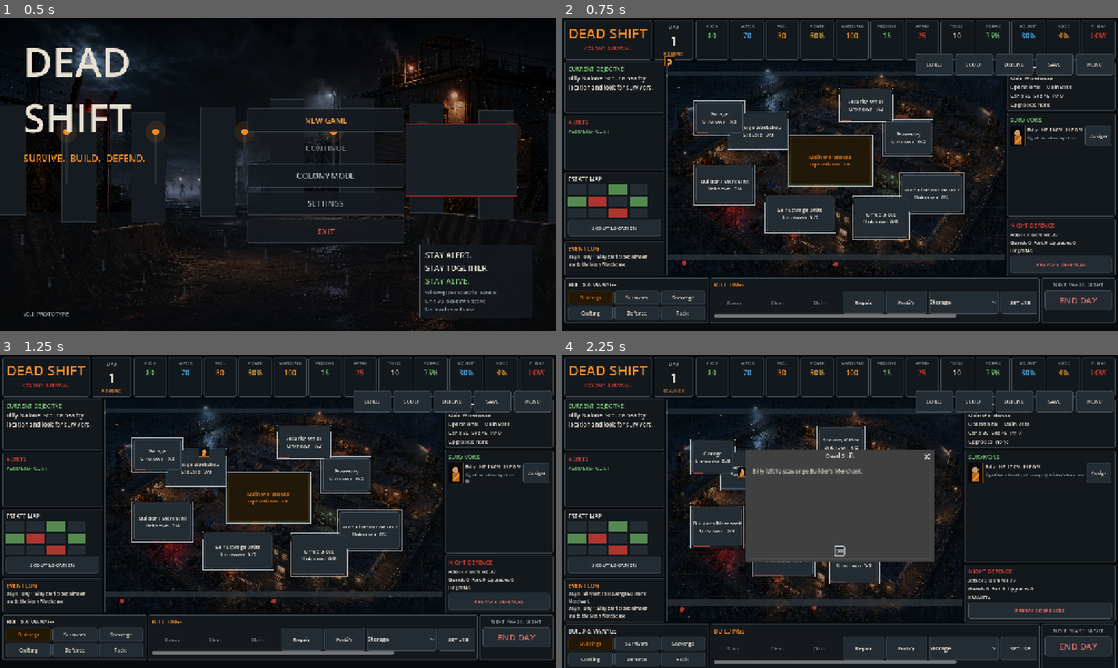
Above: before the commit, frames 1-4 (two rows, left to right).
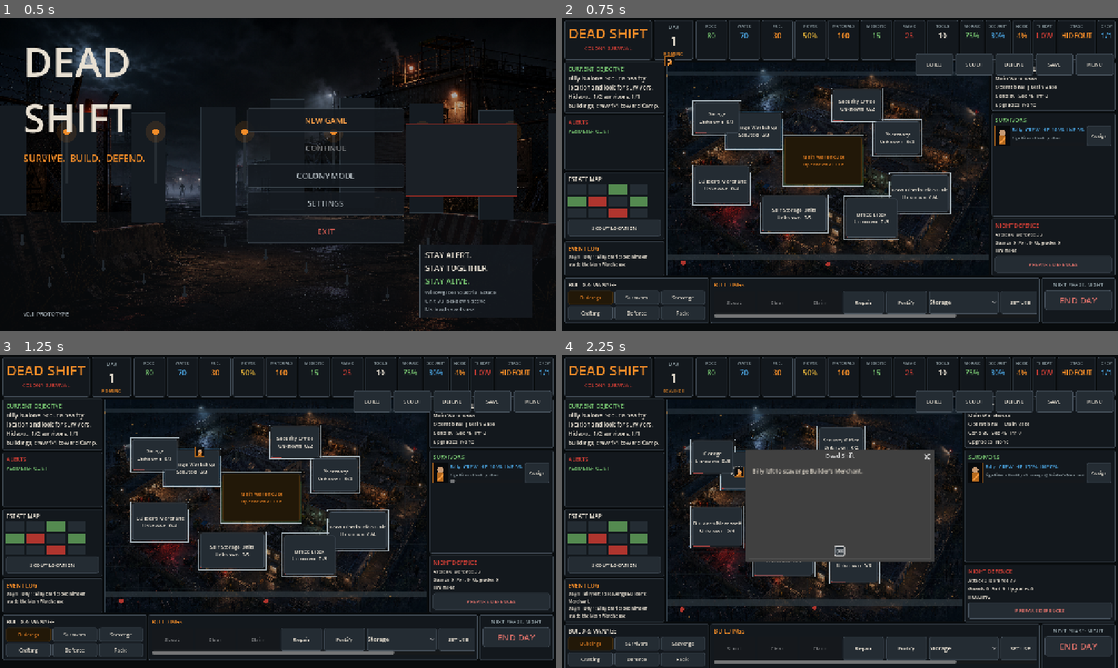
Above: after the commit, the same moments.

Repository: Robbed91/Dead-
Game: Godot game, scene res://scenes/MainMenu.tscn
The game is run twice, just before and just after one commit, with the same random seed, the same clock (stepped at 60 frames per second) and the same inputs.
Inputs:
- Up to frame 1 (0.5 s): no input
- Up to frame 2 (0.75 s): click "COLONY MODE" at 0.5 s
- Up to frame 3 (1.25 s): no input
- Up to frame 4 (2.25 s): click "SCOUT LOCATION" at 1.25 s; click "10" at 2 s

Frame 1 is identical in both runs. In frame 2, 9.5% of the frame differs, in the area x 1-99%, y 0-83%; in frame 3, 9.6%; in frame 4, 1.7%.

Commit message:
Add colony growth tiers and crew NPC roles

Diff:
--- a/data/starting_survivors.gd
+++ b/data/starting_survivors.gd
@@ -12,6 +12,7 @@
 			"infection_risk": 0,
 			"assigned_task": "Rest",
 			"assigned_building": "Main Warehouse",
+			"control_mode": "Crew",
 			"status": "Healthy",
 			"traits": ["Builder", "Practical", "Good With Fixings"]
 		}
--- a/scripts/BuildingManager.gd
+++ b/scripts/BuildingManager.gd
@@ -265,6 +265,9 @@
 			total += 1
 	return total
 
+func count_controlled_buildings() -> int:
+	return count_survivable_buildings()
+
 func _find_building(id: int) -> Dictionary:
 	for building in buildings:
 		if int(building["id"]) == id:
--- a/scripts/GameManager.gd
+++ b/scripts/GameManager.gd
@@ -4,12 +4,23 @@
 signal log_changed
 signal recruit_found(recruit: Dictionary)
 signal game_over(message: String)
+signal colony_tier_changed(tier: Dictionary)
+
+const COLONY_TIERS := [
+	{"id": "hideout", "name": "Hideout", "population": 1, "buildings": 1, "reward": {"morale": 0, "security": 0}, "description": "One survivor holding one warehouse."},
+	{"id": "camp", "name": "Camp", "population": 2, "buildings": 1, "reward": {"morale": 2, "security": 1}, "description": "A small camp with enough hands to share work."},
+	{"id": "community", "name": "Community", "population": 5, "buildings": 2, "reward": {"morale": 4, "security": 3}, "description": "A proper group with roles, routines, and claimed space."},
+	{"id": "settlement", "name": "Settlement", "population": 10, "buildings": 4, "reward": {"morale": 5, "security": 5}, "description": "A defended settlement spreading across the estate."},
+	{"id": "district", "name": "District", "population": 18, "buildings": 6, "reward": {"morale": 6, "security": 7}, "description": "A reclaimed industrial district with specialised buildings."},
+	{"id": "city", "name": "City", "population": 30, "buildings": 9, "reward": {"morale": 8, "security": 10}, "description": "A survivor city built from the old estate."}
+]
 
 var event_log: Array = []
 var current_objective := "Billy is alone. Scavenge nearby units, find survivors, and build the colony."
 var pending_recruit: Dictionary = {}
 var phase := "Morning"
 var game_over_message := ""
+var colony_tier_index := 0
 
 func _ready() -> void:
 	randomize()
@@ -26,6 +37,7 @@
 	pending_recruit = {}
 	phase = "Morning"
 	game_over_message = ""
+	colony_tier_index = _calculate_colony_tier_index()
 	add_log("Day 1: Billy barricaded himself inside the Main Warehouse.")
 	_update_objective()
 	SaveManager.save_game(event_log)
@@ -38,7 +50,9 @@
 	event_log = Array(data.get("event_log", [])).duplicate()
 	phase = String(data.get("phase", "Morning"))
 	game_over_message = String(data.get("game_over_message", ""))
+	colony_tier_index = int(data.get("colony_tier_index", _calculate_colony_tier_index()))
 	add_log("Save loaded. Day %d continues." % ResourceManager.get_value("day_number"))
+	_update_colony_tier(false)
 	_update_objective()
 	state_changed.emit()
 	return true
@@ -57,6 +71,10 @@
 func assign_survivor_task(id: int, task: String) -> void:
 	if is_game_over():
 		return
+	if not SurvivorManager.is_crew(id):
+		add_log("%s is an NPC resident. Add them to the crew before giving direct orders." % SurvivorManager.get_survivor_name(id))
+		state_changed.emit()
+		return
 	SurvivorManager.assign_task(id, task)
 	ActivityManager.start_task(id, task)
 	add_log("Task assigned: %s." % task)
@@ -70,6 +88,7 @@
 	var result := BuildingManager.perform_action(id, action)
 	add_log(result["message"])
 	phase = "Building"
+	_update_colony_tier(true)
 	_update_objective()
 	state_changed.emit()
 	return result
@@ -107,6 +126,8 @@
 func scavenge(location_name: String, survivor_id: int) -> Dictionary:
 	if is_game_over():
 		return {"ok": false, "message": game_over_message}
+	if not SurvivorManager.is_crew(survivor_id):
+		return {"ok": false, "message": "%s is an NPC resident. Add them to the crew before sending them outside." % SurvivorManager.get_survivor_name(survivor_id)}
 	if ActivityManager.get_job(survivor_id).get("task", "") == "Scavenge" and ActivityManager.get_job(survivor_id).get("location", "") != "":
 		return {"ok": false, "message": "%s is already outside scavenging." % SurvivorManager.get_survivor_name(survivor_id)}
 	var availability := ScavengeManager.can_scavenge(location_name)
@@ -134,6 +155,7 @@
 			SurvivorManager.reject_recruit(pending_recruit)
 			add_log("%s was turned away." % pending_recruit["name"])
 	pending_recruit = {}
+	_update_colony_tier(true)
 	_update_objective()
 	state_changed.emit()
 
@@ -155,6 +177,9 @@
 	var night := NightDefenseManager.resolve_night()
 	add_log(night["message"])
 	report.append(night["message"])
+	for message in SurvivorManager.assign_npc_routines():
+		add_log(message)
+		report.append(message)
 	for message in SurvivorManager.apply_task_effects():
 		add_log(message)
 		report.append(message)
@@ -181,6 +206,7 @@
 	ResourceManager.advance_day()
 	phase = "Morning"
 	_check_failure_state()
+	_update_colony_tier(true)
 	_update_objective()
 	add_log("Auto-save complete. Morning begins.")
 	SaveManager.save_game(event_log)
@@ -195,6 +221,37 @@
 
 func is_game_over() -> bool:
 	return game_over_message != ""
+
+func set_survivor_control_mode(id: int, mode: String) -> Dictionary:
+	if is_game_over():
+		return {"ok": false, "message": game_over_message}
+	var result := SurvivorManager.set_control_mode(id, mode)
+	add_log(result["message"])
+	_update_colony_tier(true)
+	_update_objective()
+	state_changed.emit()
+	return result
+
+func get_colony_tier() -> Dictionary:
+	var tier: Dictionary = COLONY_TIERS[colony_tier_index]
+	return tier
+
+func get_next_colony_tier() -> Dictionary:
+	if colony_tier_index >= COLONY_TIERS.size() - 1:
+		return {}
+	var tier: Dictionary = COLONY_TIERS[colony_tier_index + 1]
+	return tier
+
+func get_colony_growth_summary() -> String:
+	var tier: Dictionary = get_colony_tier()
+	var next: Dictionary = get_next_colony_tier()
+	var population := SurvivorManager.get_population_count()
+	var buildings := BuildingManager.count_controlled_buildings()
+	var crew := SurvivorManager.get_crew_count()
+	var crew_limit := SurvivorManager.get_direct_control_limit()
+	if next.is_empty():
+		return "%s: %d survivors, %d controlled buildings, crew %d/%d. The estate has become a survivor city." % [tier["name"], population, buildings, crew, crew_limit]
+	return "%s: %d/%d survivors, %d/%d buildings, crew %d/%d toward %s." % [tier["name"], population, int(next["population"]), buildings, int(next["buildings"]), crew, crew_limit, next["name"]]
 
 func _on_activity_job_completed(_survivor_id: int, _task: String, message: String) -> void:
 	add_log(message)
@@ -211,8 +268,13 @@
 		current_objective = game_over_message
 		return
 	var r := ResourceManager.resources
+	var next_tier: Dictionary = get_next_colony_tier()
 	if SurvivorManager.get_population_count() <= 1:
 		current_objective = "Billy is alone. Scout a nearby location and look for survivors."
+	elif not next_tier.is_empty() and SurvivorManager.get_population_count() < int(next_tier["population"]):
+		current_objective = "Grow from %s to %s: recruit survivors through scavenging and radio contact." % [get_colony_tier()["name"], next_tier["name"]]
+	elif not next_tier.is_empty() and BuildingManager.count_controlled_buildings() < int(next_tier["buildings"]):
+		current_objective = "Grow from %s to %s: scout, clear, and claim more buildings." % [get_colony_tier()["name"], next_tier["name"]]
 	elif BuildingManager.count_by_status("Claimed") + BuildingManager.count_by_status("Operational") + BuildingManager.count_by_status("Fortified") < 2:
 		current_objective = "Scout, clear, and claim a second building for the colony."
 	elif int(r["food"]) < 40 or int(r["water"]) < 40:
@@ -222,7 +284,31 @@
 	elif int(r["horde_threat"]) >= 45:
 		current_objective = "Horde pressure is rising. Scout, call radio, or prepare defences."
 	else:
-		current_objective = "Expand the estate, keep morale stable, and survive the next night."
+		current_objective = get_colony_growth_summary()
+
+func _calculate_colony_tier_index() -> int:
+	var population := SurvivorManager.get_population_count()
+	var buildings := BuildingManager.count_controlled_buildings()
+	var unlocked := 0
+	for index in range(COLONY_TIERS.size()):
+		var tier: Dictionary = COLONY_TIERS[index]
+		if population >= int(tier["population"]) and buildings >= int(tier["buildings"]):
+			unlocked = index
+	return unlocked
+
+func _update_colony_tier(announce: bool) -> void:
+	var next_index := _calculate_colony_tier_index()
+	if next_index == colony_tier_index:
+		return
+	var previous_index := colony_tier_index
+	colony_tier_index = next_index
+	if announce and next_index > previous_index:
+		var tier: Dictionary = COLONY_TIERS[next_index]
+		var reward: Dictionary = tier["reward"]
+		ResourceManager.add_resource("morale", int(reward.get("morale", 0)))
+		ResourceManager.add_resource("security", int(reward.get("security", 0)))
+		add_log("Colony grew into a %s. %s" % [tier["name"], tier["description"]])
+		colony_tier_changed.emit(tier)
 
 func _check_failure_state() -> void:
 	if SurvivorManager.get_available_scavengers().is_empty():
--- a/scripts/SaveManager.gd
+++ b/scripts/SaveManager.gd
@@ -39,7 +39,8 @@
 		"activity": ActivityManager.to_dict(),
 		"event_log": event_log,
 		"phase": GameManager.phase,
-		"game_over_message": GameManager.game_over_message
+		"game_over_message": GameManager.game_over_message,
+		"colony_tier_index": GameManager.colony_tier_index
 	}
 	var file := FileAccess.open(SAVE_PATH, FileAccess.WRITE)
 	if file == null:
--- a/scripts/SurvivorManager.gd
+++ b/scripts/SurvivorManager.gd
@@ -16,6 +16,7 @@
 
 func reset() -> void:
 	survivors = StartingSurvivors.get_data()
+	_normalize_survivors()
 	next_id = 1
 	for survivor in survivors:
 		next_id = max(next_id, int(survivor["id"]) + 1)
@@ -27,6 +28,54 @@
 			survivor["assigned_task"] = task
 			survivors_changed.emit()
 			return
+
+func set_control_mode(id: int, mode: String) -> Dictionary:
+	if not ["Crew", "NPC"].has(mode):
+		return {"ok": false, "message": "Unknown control mode."}
+	var survivor := _find_survivor(id)
+	if survivor.is_empty() or String(survivor.get("status", "Healthy")) == "Dead":
+		return {"ok": false, "message": "Survivor not available."}
+	if mode == "Crew" and String(survivor.get("control_mode", "NPC")) != "Crew" and get_crew_count() >= get_direct_control_limit():
+		return {"ok": false, "message": "Crew limit reached. Grow the colony to control more survivors directly."}
+	if mode == "NPC" and String(survivor.get("control_mode", "NPC")) == "Crew" and get_crew_count() <= 1:
+		return {"ok": false, "message": "At least one survivor must remain in your direct crew."}
+	survivor["control_mode"] = mode
+	if mode == "NPC":
+		survivor["assigned_task"] = _npc_task_for_survivor(survivor)
+	survivors_changed.emit()
+	return {"ok": true, "message": "%s is now %s." % [survivor["name"], mode]}
+
+func is_crew(id: int) -> bool:
+	var survivor := _find_survivor(id)
+	return not survivor.is_empty() and String(survivor.get("control_mode", "NPC")) == "Crew"
+
+func get_crew_count() -> int:
+	var total := 0
+	for survivor in get_available_scavengers():
+		if String(survivor.get("control_mode", "NPC")) == "Crew":
+			total += 1
+	return total
+
+func get_npc_count() -> int:
+	return max(0, get_population_count() - get_crew_count())
+
+func get_direct_control_limit() -> int:
+	var population := get_population_count()
+	var buildings := BuildingManager.count_controlled_buildings()
+	if population >= 30 and buildings >= 9:
+		return 6
+	if population >= 18 and buildings >= 6:
+		return 5
+	if population >= 10 and buildings >= 4:
+		return 4
+	if population >= 5 and buildings >= 2:
+		return 3
+	if population >= 2:
+		return 2
+	return 1
+
+func get_crew_survivors() -> Array:
+	return get_available_scavengers().filter(func(s): return String(s.get("control_mode", "NPC")) == "Crew")
 
 func assign_building(id: int, building_name: String) -> bool:
 	for survivor in survivors:
@@ -110,6 +159,23 @@
 	if scouts > 0:
 		ResourceManager.add_resource("horde_threat", -scouts)
 		messages.append("Scouts tracked horde movement: threat -%d." % scouts)
+	survivors_changed.emit()
+	return messages
+
+func assign_npc_routines() -> Array:
+	var messages: Array = []
+	var changed := 0
+	for survivor in get_available_scavengers():
+		if String(survivor.get("control_mode", "NPC")) == "Crew":
+			continue
+		var old_task := String(survivor.get("assigned_task", "Rest"))
+		var new_task := _npc_task_for_survivor(survivor)
+		if old_task != new_task:
+			survivor["assigned_task"] = new_task
+			ActivityManager.start_task(int(survivor["id"]), new_task)
+			changed += 1
+	if changed > 0:
+		messages.append("%d NPC residents took colony jobs automatically." % changed)
 	survivors_changed.emit()
 	return messages
 
@@ -213,6 +279,7 @@
 		"infection_risk": randi_range(0, 20),
 		"assigned_task": "Rest",
 		"assigned_building": "Main Warehouse",
+		"control_mode": "NPC",
 		"status": "Waiting",
 		"traits": [TRAITS.pick_random(), TRAITS.pick_random()]
 	}
@@ -221,6 +288,8 @@
 	var survivor := recruit.duplicate(true)
 	survivor["id"] = next_id
 	survivor["status"] = "Healthy"
+	survivor["control_mode"] = "NPC"
+	survivor["assigned_task"] = _npc_task_for_survivor(survivor)
 	next_id += 1
 	survivors.append(survivor)
 	ResourceManager.set_value("population", survivors.size())
@@ -239,6 +308,7 @@
 
 func from_dict(data: Dictionary) -> void:
 	survivors = Array(data.get("survivors", [])).duplicate(true)
+	_normalize_survivors()
 	next_id = int(data.get("next_id", survivors.size() + 1))
 	ResourceManager.set_value("population", survivors.filter(func(s): return s.get("status", "Healthy") != "Dead").size())
 	survivors_changed.emit()
@@ -255,3 +325,33 @@
 		if int(survivor["id"]) == id:
 			return survivor
 	return {}
+
+func _normalize_survivors() -> void:
+	var first_alive_crew_assigned := false
+	for survivor in survivors:
+		if not survivor.has("control_mode"):
+			survivor["control_mode"] = "Crew" if not first_alive_crew_assigned and String(survivor.get("status", "Healthy")) != "Dead" else "NPC"
+		if String(survivor.get("control_mode", "")) == "Crew" and String(survivor.get("status", "Healthy")) != "Dead":
+			first_alive_crew_assigned = true
+
+func _npc_task_for_survivor(survivor: Dictionary) -> String:
+	var role := String(survivor.get("role", ""))
+	if ResourceManager.get_value("food") < 35 or ResourceManager.get_value("water") < 35:
+		if ["Cook", "Farmer", "Quartermaster"].has(role):
+			return "Cook"
+		if ["Scout", "Driver", "Negotiator"].has(role):
+			return "Scout"
+	if ResourceManager.get_value("infection_risk") >= 18 or role == "Medic":
+		return "Medical"
+	if ResourceManager.get_value("security") < 55 or ResourceManager.get_value("horde_threat") >= 30:
+		if ["Guard", "Scout", "Radio Operator"].has(role):
+			return "Guard"
+	if ["Builder", "Engineer", "Mechanic", "Fabricator", "Sign Fitter"].has(role):
+		return "Build"
+	if role == "Cook":
+		return "Cook"
+	if role == "Guard":
+		return "Guard"
+	if role == "Scout":
+		return "Scout"
+	return "Rest"
--- a/scripts/UIManager.gd
+++ b/scripts/UIManager.gd
@@ -459,6 +459,8 @@
 	colony_strip.add_child(_stat_chip("SECURITY", str(r["security"]) + "%", BLUE))
 	colony_strip.add_child(_stat_chip("NOISE", str(r["noise"]) + "%", ORANGE))
 	colony_strip.add_child(_stat_chip("THREAT", _threat_label(), RED))
+	colony_strip.add_child(_stat_chip("STAGE", String(GameManager.get_colony_tier()["name"]).to_upper(), ORANGE))
+	colony_strip.add_child(_stat_chip("CREW", "%d/%d" % [SurvivorManager.get_crew_count(), SurvivorManager.get_direct_control_limit()], BLUE))
 	var day_label := find_child("day_value", true, false)
 	if day_label != null:
 		day_label.text = str(r["day_number"])
@@ -466,7 +468,7 @@
 		phase_label.text = GameManager.phase.to_upper()
 
 func _refresh_alerts() -> void:
-	objective_body.text = GameManager.current_objective
+	objective_body.text = "%s\n%s" % [GameManager.current_objective, GameManager.get_colony_growth_summary()]
 	_clear(alerts_box)
 	var r := ResourceManager.resources
 	var alerts: Array = []
@@ -507,7 +509,9 @@
 		var job_suffix := ""
 		if String(job.get("location", "")) != "":
 			job_suffix = " @ %s" % String(job["location"])
-		details.add_child(_label("%s  HP %s%%  INF %s%%" % [survivor["name"], survivor["health"], survivor["infection_risk"]], 12, TEXT))
+		var mode := String(survivor.get("control_mode", "NPC"))
+		var mode_color := BLUE if mode == "Crew" else MUTED
+		details.add_child(_label("%s  %s  HP %s%%  INF %s%%" % [survivor["name"], mode.to_upper(), survivor["health"], survivor["infection_risk"]], 12, mode_color))
 		details.add_child(_label("%s - %s - %s%s" % [survivor["role"], survivor["status"], survivor["assigned_task"], job_suffix], 9, MUTED))
 		var progress := ProgressBar.new()
 		progress.custom_minimum_size = Vector2(0, 8)
@@ -515,7 +519,7 @@
 		progress.value = ActivityManager.get_progress(int(survivor["id"]))
 		progress.show_percentage = false
 		details.add_child(progress)
-		var task := _small_button("Assign")
+		var task := _small_button("Assign" if mode == "Crew" else "NPC")
 		task.custom_minimum_size = Vector2(58, 34)
 		task.pressed.connect(_show_task_popup.bind(int(survivor["id"])))
 		row.add_child(task)
@@ -718,12 +722,13 @@
 	command_body.add_child(set_use)
 	var survivor_select := OptionButton.new()
 	survivor_select.custom_minimum_size = Vector2(140, 54)
-	for survivor in SurvivorManager.get_available_scavengers():
+	var crew_survivors := SurvivorManager.get_crew_survivors()
+	for survivor in crew_survivors:
 		survivor_select.add_item(String(survivor["name"]), int(survivor["id"]))
 		if int(survivor["id"]) == int(selected_building_survivor.get(id, -1)):
 			survivor_select.select(survivor_select.get_item_count() - 1)
-	if not SurvivorManager.get_available_scavengers().is_empty() and not selected_building_survivor.has(id):
-		selected_building_survivor[id] = int(SurvivorManager.get_available_scavengers()[0]["id"])
+	if not crew_survivors.is_empty() and not selected_building_survivor.has(id):
+		selected_building_survivor[id] = int(crew_survivors[0]["id"])
 	survivor_select.item_selected.connect(_on_building_survivor_selected.bind(survivor_select, id))
 	command_body.add_child(survivor_select)
 	var assign := _small_button("ASSIGN")
@@ -742,7 +747,10 @@
 func _build_scavenge_commands() -> void:
 	var selector := OptionButton.new()
 	selector.custom_minimum_size = Vector2(150, 54)
-	for survivor in SurvivorManager.get_available_scavengers():
+	var crew_survivors := SurvivorManager.get_crew_survivors()
+	if not crew_survivors.is_empty() and not _is_selected_scavenger_crew():
+		selected_scavenger_id = int(crew_survivors[0]["id"])
+	for survivor in crew_survivors:
 		selector.add_item(String(survivor["name"]), int(survivor["id"]))
 		if int(survivor["id"]) == selected_scavenger_id:
 			selector.select(selector.get_item_count() - 1)
@@ -829,9 +837,9 @@
 	selected_building_survivor[building_id] = selector.get_item_id(index)
 
 func _on_assign_survivor_to_building(building_id: int) -> void:
-	var survivors := SurvivorManager.get_available_scavengers()
+	var survivors := SurvivorManager.get_crew_survivors()
 	if survivors.is_empty():
-		_show_result("No survivors available.")
+		_show_result("No crew survivors available.")
 		return
 	var survivor_id := int(selected_building_survivor.get(building_id, int(survivors[0]["id"])))
 	_show_result(GameManager.assign_survivor_to_building(building_id, survivor_id)["message"])
@@ -941,6 +949,9 @@
 	footer.add_child(close)
 
 func _show_scavenge_popup() -> void:
+	var crew_survivors := SurvivorManager.get_crew_survivors()
+	if not crew_survivors.is_empty() and not _is_selected_scavenger_crew():
+		selected_scavenger_id = int(crew_survivors[0]["id"])
 	var box := _show_modal("Scout Locations", Vector2(660, 470))
 	var selected_name := SurvivorManager.get_survivor_name(selected_scavenger_id)
 	var help := _label("Selected survivor: %s. Pick a location to search now, or open the full Scavenge tab to change survivor." % selected_name, 14, TEXT)
@@ -1073,6 +1084,12 @@
 	var result: Dictionary = GameManager.scavenge(location_name, selected_scavenger_id)
 	_show_result(String(result["message"]))
 
+func _is_selected_scavenger_crew() -> bool:
+	for survivor in SurvivorManager.get_crew_survivors():
+		if int(survivor["id"]) == selected_scavenger_id:
+			return true
+	return false
+
 func _confirm_reset_save() -> void:
 	var dialog := ConfirmationDialog.new()
 	dialog.title = "Reset Save"
@@ -1088,21 +1105,37 @@
 
 func _show_task_popup(survivor_id: int) -> void:
 	var dialog := AcceptDialog.new()
-	dialog.title = "Assign Survivor"
-	dialog.dialog_text = "Choose a task for %s." % SurvivorManager.get_survivor_name(survivor_id)
+	var survivor_name := SurvivorManager.get_survivor_name(survivor_id)
+	var is_crew := SurvivorManager.is_crew(survivor_id)
+	dialog.title = "Manage Survivor"
+	dialog.dialog_text = "%s is %s.\nCrew are directly controlled. NPC residents choose useful colony jobs automatically." % [survivor_name, "in your crew" if is_crew else "an NPC resident"]
 	add_child(dialog)
-	for task in SurvivorManager.TASKS:
-		dialog.add_button(task, false, task)
+	if is_crew:
+		for task in SurvivorManager.TASKS:
+			dialog.add_button(task, false, task)
+		dialog.add_button("Set As NPC", false, "__npc")
+	else:
+		dialog.add_button("Add To Crew", false, "__crew")
+		dialog.add_button("Keep NPC", false, "__close")
 	dialog.custom_action.connect(func(action: StringName):
-		GameManager.assign_survivor_task(survivor_id, String(action))
+		var action_text := String(action)
+		match action_text:
+			"__crew":
+				_show_result(String(GameManager.set_survivor_control_mode(survivor_id, "Crew")["message"]))
+			"__npc":
+				_show_result(String(GameManager.set_survivor_control_mode(survivor_id, "NPC")["message"]))
+			"__close":
+				pass
+			_:
+				GameManager.assign_survivor_task(survivor_id, action_text)
 		dialog.queue_free()
 	)
-	dialog.popup_centered(Vector2(380, 260))
+	dialog.popup_centered(Vector2(460, 320))
 
 func _show_recruit_popup(recruit: Dictionary) -> void:
 	var dialog := AcceptDialog.new()
 	dialog.title = "Survivor Found"
-	dialog.dialog_text = "%s, %s\nHealth %d  Infection %d%%" % [recruit["name"], recruit["role"], recruit["health"], recruit["infection_risk"]]
+	dialog.dialog_text = "%s, %s\nHealth %d  Infection %d%%\nInvited survivors join as NPC residents. Add them to Crew if you want direct control." % [recruit["name"], recruit["role"], recruit["health"], recruit["infection_risk"]]
 	add_child(dialog)
 	dialog.add_button("Invite", false, "Invite")
 	dialog.add_button("Quarantine", false, "Quarantine")
--- a/tests/SmokeTest.gd
+++ b/tests/SmokeTest.gd
@@ -19,6 +19,8 @@
 	_assert_eq(ResourceManager.get_value("day_number"), 1, "new game starts on day 1")
 	_assert_eq(SurvivorManager.survivors.size(), 1, "new game starts with Billy alone")
 	_assert_eq(ResourceManager.get_value("population"), 1, "starting population is one")
+	_assert_eq(SurvivorManager.get_crew_count(), 1, "Billy starts as direct crew")
+	_assert_eq(String(GameManager.get_colony_tier().get("name", "")), "Hideout", "starting tier is hideout")
 	_assert_true(BuildingManager.buildings.size() >= 9, "starting buildings loaded")
 
 	var clear_result := GameManager.building_action(2, "Clear")
@@ -43,6 +45,17 @@
 	_assert_true(int(depot.get("remaining", 100)) < 100, "scavenging depletes location supplies")
 	_assert_true(depot.has("cooldown"), "scavenge location tracks cooldown")
 	var depot_remaining_after_scavenge := int(depot.get("remaining", 0))
+
+	var recruit := SurvivorManager.generate_recruit()
+	SurvivorManager.invite_recruit(recruit)
+	_assert_eq(SurvivorManager.get_npc_count(), 1, "new recruits join as NPC residents")
+	var new_survivor_id := int(SurvivorManager.survivors[1]["id"])
+	var npc_order := GameManager.scavenge("Builder's Merchant", new_survivor_id)
+	_assert_true(not bool(npc_order.get("ok", false)), "NPC residents cannot be sent scavenging directly")
+	var crew_result := GameManager.set_survivor_control_mode(new_survivor_id, "Crew")
+	_assert_true(bool(crew_result.get("ok", false)), "NPC survivor can be added to direct crew within limit")
+	_assert_eq(SurvivorManager.get_crew_count(), 2, "crew count increases after promotion")
+	_assert_eq(String(GameManager.get_colony_tier().get("name", "")), "Camp", "two survivors unlock camp tier")
 
 	var preview := NightDefenseManager.get_preview()
 	_assert_true(int(preview.get("attack_strength", 0)) >= 0, "night attack preview calculates attack")
